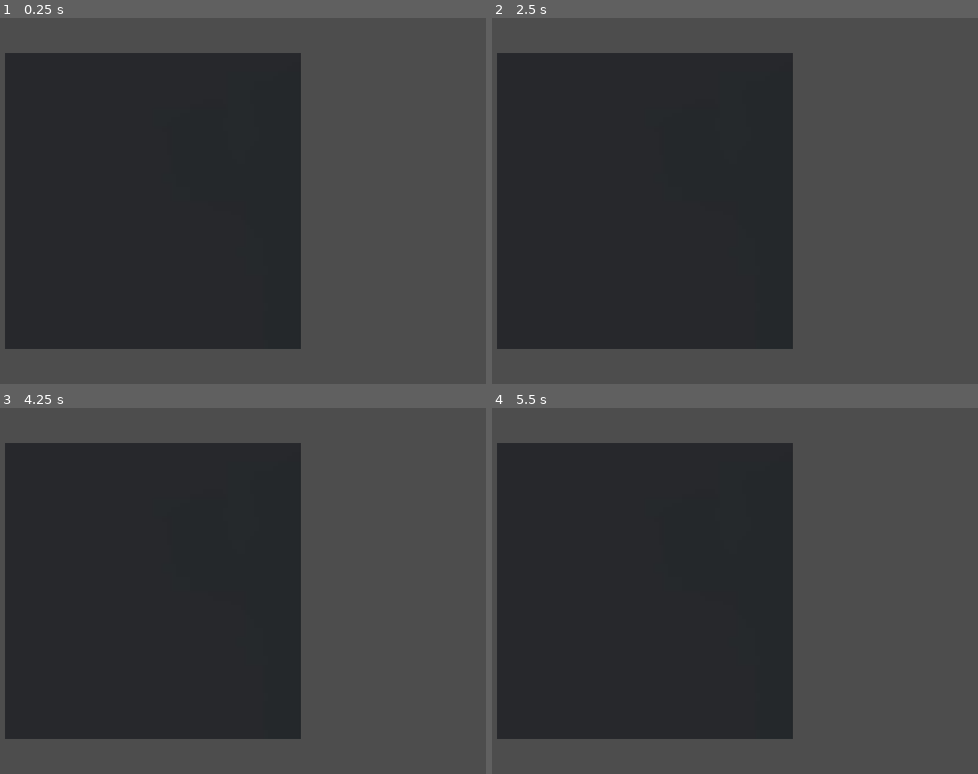
Above: before the commit, frames 1-4 (two rows, left to right).
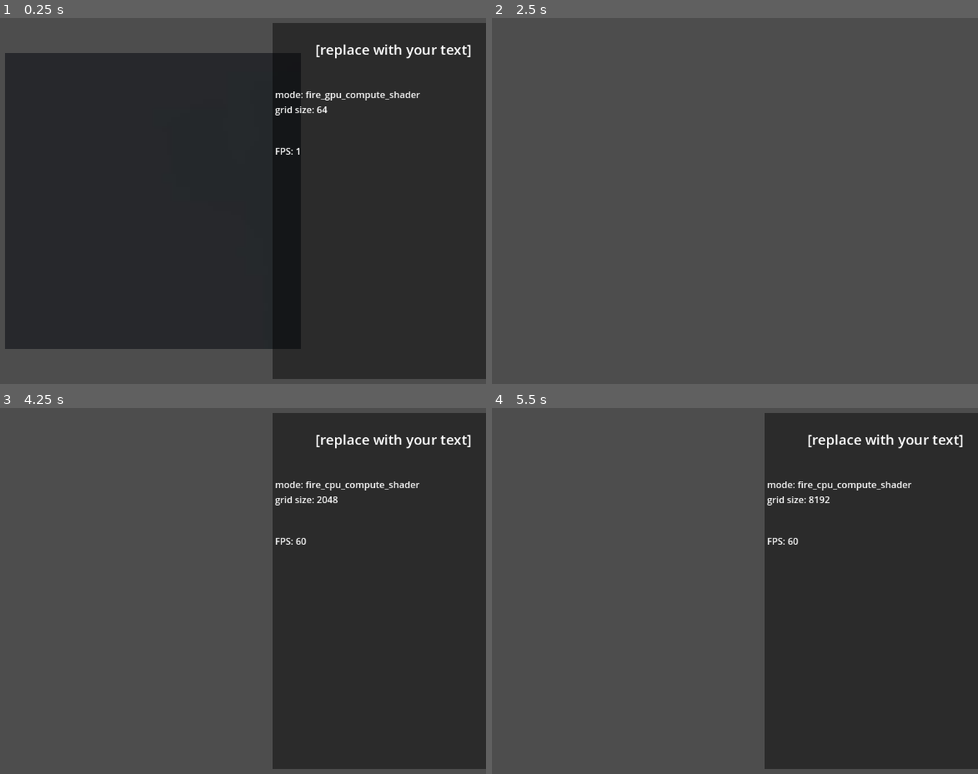
Above: after the commit, the same moments.

Repository: Sohojoe/stam2003-godot
Game: Godot game, scene res://demo.tscn
Same seed, same stepped clock (60 frames per second), same inputs: the game is played once before the commit and once after it.
Inputs (mouse positions are in pixels of both pictures, inside the frame that each line leads up to):
- Up to frame 1 (0.25 s): no input
- Up to frame 2 (2.5 s): tap Enter at 0.5, 2 s; move the mouse to (793, 182) at 0.52 s; tap 2 (cycle_grid_size, bound only after the commit) at 0.6, 1.55, 2.1 s; click (793, 182) at 0.67 s; tap 1 (cycle_mode, bound only after the commit) at 0.8, 1.35, 2.3 s; tap Space at 1.25 s; move the mouse to (511, 219) at 1.27 s; click (511, 219) at 1.42 s; move the mouse to (710, 116) at 2.02 s; click (710, 116) at 2.17 s
- Up to frame 3 (4.25 s): tap Space at 2.75 s; move the mouse to (121, 664) at 2.77 s; tap 1 (cycle_mode, bound only after the commit) at 2.85, 3.8 s; click (121, 664) at 2.92 s; tap 2 (cycle_grid_size, bound only after the commit) at 3.05, 3.6 s; tap Enter at 3.5 s; move the mouse to (354, 645) at 3.52 s; click (354, 645) at 3.67 s; tap Escape at 4.15 s
- Up to frame 4 (5.5 s): move the mouse to (outside the picture) at 4.27 s; tap 1 (cycle_mode, bound only after the commit) at 4.35, 5.3 s; click (outside the picture) at 4.42 s; tap 2 (cycle_grid_size, bound only after the commit) at 4.55, 5.1 s; tap Space at 5 s; move the mouse to (676, 591) at 5.02 s; click (676, 591) at 5.17 s

The runs differ from the first frame. In frame 1, 38% of the frame differs, in the area x 56-100%, y 1-99%; in frame 2, 49%; in frame 3, 82%; in frame 4, 82%, in the area x 1-100%, y 1-99%.
Error in both runs: Cannot call method 'storage_buffer_create' on a null value. (res://components/stam_compute_shader/scripts/fuild_compute_shader_cpu.gd:131)

Commit message:
wip - make it so we can test different sizes from ui

Diff:
--- /dev/null
+++ b/components/simple_ui/simple_ui.gd
@@ -0,0 +1,58 @@
+extends CanvasLayer
+
+@export_multiline var title_text = ""
+@export var ui_is_visible:bool = true
+@export var auto_show_delay:float = 3.0
+
+
+@onready var title: Label = $MarginContainer/HBoxContainer/Panel/VBoxContainer/Title
+@onready var output: Label = $MarginContainer/HBoxContainer/Panel/VBoxContainer/output
+@onready var fps_label: Label = $MarginContainer/HBoxContainer/Panel/VBoxContainer/fps
+
+var debounce:= false
+var auto_mode:= true
+
+var time_since_mouse:= 0.0
+
+func _ready():
+	visible = ui_is_visible
+	title.text = title_text
+
+func _process(delta):
+	do_auto_mode(delta)
+	toggle_hide_via_esc()
+	var fps = Engine.get_frames_per_second()
+	fps_label.text = " FPS: %d" % fps
+
+func set_debug_output_text(text):
+	output.text = text
+
+func do_auto_mode(delta):
+	if auto_mode == false:
+		return
+
+	time_since_mouse += delta
+
+	#if Input.is_mouse_button_pressed(MOUSE_BUTTON_LEFT) || Input.get_last_mouse_screen_velocity() > Vector2.ZERO:
+	if Input.is_mouse_button_pressed(MOUSE_BUTTON_LEFT):
+		time_since_mouse = 0.0
+		ui_is_visible = false
+		visible = ui_is_visible
+
+	if time_since_mouse > auto_show_delay:
+		ui_is_visible = true
+		visible = ui_is_visible
+
+
+func toggle_hide_via_esc():
+	if debounce:
+		if Input.is_key_pressed(KEY_ESCAPE):
+			return
+		debounce = false
+
+	if (Input.is_key_pressed(KEY_ESCAPE)):
+		debounce = true
+		ui_is_visible = !ui_is_visible
+		visible = ui_is_visible
+		time_since_mouse = 0.0
+		auto_mode = false
--- /dev/null
+++ b/components/simple_ui/simple_ui.tscn
@@ -0,0 +1,78 @@
+[gd_scene load_steps=4 format=3 uid="uid://dcmmmh2lbg4dw"]
+
+[ext_resource type="Script" path="res://components/simple_ui/simple_ui.gd" id="1_o8f8f"]
+
+[sub_resource type="StyleBoxFlat" id="StyleBoxFlat_hpsfh"]
+bg_color = Color(0, 0, 0, 0.443137)
+border_width_top = 16
+border_width_bottom = 16
+border_color = Color(0.8, 0.8, 0.8, 0)
+
+[sub_resource type="LabelSettings" id="LabelSettings_akkm7"]
+font_size = 24
+shadow_size = 5
+
+[node name="simple_ui" type="CanvasLayer"]
+script = ExtResource("1_o8f8f")
+title_text = "[replace with your text]"
+
+[node name="MarginContainer" type="MarginContainer" parent="."]
+anchors_preset = 15
+anchor_right = 1.0
+anchor_bottom = 1.0
+grow_horizontal = 2
+grow_vertical = 2
+
+[node name="HBoxContainer" type="HBoxContainer" parent="MarginContainer"]
+layout_mode = 2
+alignment = 1
+
+[node name="h-space" type="Control" parent="MarginContainer/HBoxContainer"]
+custom_minimum_size = Vector2(828, 2.08165e-12)
+layout_mode = 2
+
+[node name="Panel" type="Panel" parent="MarginContainer/HBoxContainer"]
+custom_minimum_size = Vector2(419.46, 38.43)
+layout_mode = 2
+theme_override_styles/panel = SubResource("StyleBoxFlat_hpsfh")
+
+[node name="VBoxContainer" type="VBoxContainer" parent="MarginContainer/HBoxContainer/Panel"]
+self_modulate = Color(0, 0, 0, 0.92549)
+custom_minimum_size = Vector2(2.08165e-12, 2.08165e-12)
+layout_mode = 1
+anchors_preset = 15
+anchor_right = 1.0
+anchor_bottom = 1.0
+grow_horizontal = 2
+grow_vertical = 2
+
+[node name="v-space" type="Control" parent="MarginContainer/HBoxContainer/Panel/VBoxContainer"]
+custom_minimum_size = Vector2(2.08165e-12, 41.43)
+layout_mode = 2
+
+[node name="Title" type="Label" parent="MarginContainer/HBoxContainer/Panel/VBoxContainer"]
+layout_mode = 2
+label_settings = SubResource("LabelSettings_akkm7")
+horizontal_alignment = 1
+
+[node name="v-space2" type="Control" parent="MarginContainer/HBoxContainer/Panel/VBoxContainer"]
+custom_minimum_size = Vector2(2.08165e-12, 41.43)
+layout_mode = 2
+
+[node name="output" type="Label" parent="MarginContainer/HBoxContainer/Panel/VBoxContainer"]
+layout_mode = 2
+text = "... status..."
+
+[node name="v-space3" type="Control" parent="MarginContainer/HBoxContainer/Panel/VBoxContainer"]
+custom_minimum_size = Vector2(2.08165e-12, 41.43)
+layout_mode = 2
+
+[node name="fps" type="Label" parent="MarginContainer/HBoxContainer/Panel/VBoxContainer"]
+layout_mode = 2
+text = "... fps..."
+
+[node name="CheckBox" type="CheckBox" parent="MarginContainer/HBoxContainer/Panel/VBoxContainer"]
+visible = false
+layout_mode = 2
+size_flags_horizontal = 4
+text = "Option 1"
--- a/components/stam_compute_shader/scripts/fuild_compute_shader_gpu.gd
+++ b/components/stam_compute_shader/scripts/fuild_compute_shader_gpu.gd
@@ -31,6 +31,7 @@
 
 var c_scale = 1.0
 var camera: Camera2D = null
+var grid_size_n_prev: int = -1
 
 var shader_file_names = {
 	"apply_force": "res://components/stam_compute_shader/shaders/apply_force.glsl",
@@ -56,16 +57,8 @@
 	if not camera:
 		print("Camera2D not found")
 
-	var canvas_width = grid_size_n
-	var canvas_height = grid_size_n
-	var sim_height = 1.0
-	c_scale = canvas_height / sim_height
-	var sim_width = canvas_width / c_scale
-	var num_cells = grid_size_n*grid_size_n
-	h = sqrt(sim_width * sim_height / num_cells)
-	var num_x = floor(sim_width / h)
-	var num_y = floor(sim_height / h)
-	RenderingServer.call_on_render_thread(initialize_compute_code.bind(num_x, num_y, h))
+	RenderingServer.call_on_render_thread(initialize_compute_code.bind(grid_size_n, h))
+	grid_size_n_prev = grid_size_n
 	# disbale 	editor_label
 	editor_label.visible = false
 
@@ -76,6 +69,9 @@
 	if not paused:
 		delta = clamp(delta, min_dt, max_dt)
 		handle_ignition_cpu()
+		if grid_size_n != grid_size_n_prev:
+			RenderingServer.call_on_render_thread(initialize_compute_code.bind(grid_size_n, h))
+			grid_size_n_prev = grid_size_n
 		RenderingServer.call_on_render_thread(simulate_stam.bind(delta))
 		handle_displaying_output()
 
@@ -140,9 +136,18 @@
 var ignition_changed:bool = false
 
 
-func initialize_compute_code(num_x: int, num_y: int, h_val: float) -> void:
-	numX = num_x
-	numY = num_y
+func initialize_compute_code(grid_size: int, h_val: float) -> void:
+	free_previous_resources()
+
+	var canvas_width = grid_size
+	var canvas_height = grid_size
+	var sim_height = 1.0
+	c_scale = canvas_height / sim_height
+	var sim_width = canvas_width / c_scale
+	var num_cells = grid_size*grid_size
+	h = sqrt(sim_width * sim_height / num_cells)
+	numX= floor(sim_width / h)
+	numY = floor(sim_height / h)
 	h = h_val
 	s = PackedFloat32Array()
 	s.resize(numX * numY)
@@ -183,6 +188,7 @@
 	view_texture = rd.texture_create(fmt3, view3)
 	var texture_rd = Texture2DRD.new()
 	texture_rd.texture_rd_rid = view_texture
+	view_gpu_compute_shader.texture = null
 	view_gpu_compute_shader.texture = texture_rd
 	var view_scale = Vector2.ONE * (128.0 / numY)
 	view_gpu_compute_shader.scale = view_scale
@@ -195,6 +201,47 @@
 		shaders[key] = shader
 		pipelines[key] = rd.compute_pipeline_create(shader)
 
+
+func free_previous_resources():
+
+	if consts_buffer:
+		rd.free_rid(consts_buffer)
+	if u_buffer:
+		rd.free_rid(u_buffer)
+	if u_buffer_prev:
+		rd.free_rid(u_buffer_prev)
+	if v_buffer:
+		rd.free_rid(v_buffer)
+	if v_buffer_prev:
+		rd.free_rid(v_buffer_prev)
+	if p_buffer:
+		rd.free_rid(p_buffer)
+	if p_buffer_prev:
+		rd.free_rid(p_buffer_prev)
+	if div_buffer:
+		rd.free_rid(div_buffer)
+	if t_buffer:
+		rd.free_rid(t_buffer)
+	if t_buffer_prev:
+		rd.free_rid(t_buffer_prev)
+	if i_buffer:
+		rd.free_rid(i_buffer)
+	if s_buffer:
+		rd.free_rid(s_buffer)
+	if view_texture:
+		view_gpu_compute_shader.texture = null
+		rd.free_rid(view_texture)
+
+
+	for key in shaders.keys():
+		rd.free_rid(shaders[key])
+	shaders.clear()
+
+	#for key in pipelines.keys():
+		#if pipelines[key] and RenderingServer.has_rid(pipelines[key]):
+			#rd.free_rid(pipelines[key])
+	pipelines.clear()
+	uniform_sets.clear()
 
 
 func simulate_stam(dt: float) -> void:
--- a/demo.tscn
+++ b/demo.tscn
@@ -1,18 +1,20 @@
-[gd_scene load_steps=3 format=3 uid="uid://dta08rssahtkw"]
+[gd_scene load_steps=4 format=3 uid="uid://dta08rssahtkw"]
 
 [ext_resource type="PackedScene" uid="uid://p0chnegfgihs" path="res://components/stam_compute_shader/fire_cpu.tscn" id="1_7ttr5"]
+[ext_resource type="PackedScene" uid="uid://dcmmmh2lbg4dw" path="res://components/simple_ui/simple_ui.tscn" id="3_hwi7c"]
 [ext_resource type="PackedScene" uid="uid://c3m5l2lt31esr" path="res://components/stam_compute_shader/fire_gpu.tscn" id="3_mqjyj"]
 
 [node name="Node2D" type="Node2D"]
 
 [node name="Camera2D" type="Camera2D" parent="."]
 
-[node name="Fire" parent="." instance=ExtResource("1_7ttr5")]
+[node name="Fire CPU Compute Shader" parent="." instance=ExtResource("1_7ttr5")]
 visible = false
-position = Vector2(-7, 250)
 scale = Vector2(4, 4)
 grid_size_n = 128
 
 [node name="Fire GPU Compute Shader" parent="." instance=ExtResource("3_mqjyj")]
 scale = Vector2(4, 4)
-grid_size_n = 512
+grid_size_n = 128
+
+[node name="simple_ui" parent="." instance=ExtResource("3_hwi7c")]
--- /dev/null
+++ b/demo_manager.gd
@@ -0,0 +1,74 @@
+extends Node2D
+
+var simple_ui: CanvasLayer
+var fire_cpu_compute_shader: FluidShaderCpu
+var fire_gpu_compute_shader: FluidShaderGpu
+
+var grid_sizes = [
+	pow(2,6), #64
+	pow(2,7), #128
+	pow(2,8), #256
+	pow(2,9), #512
+	pow(2,10), #1024
+	pow(2,11), #2048
+	pow(2,12), #4096
+	pow(2,13), #8192
+	pow(2,14), #16,384
+	]
+
+@export var mode:int = 0
+@export var grid_size_idx:int = 0
+
+func _ready() -> void:
+	simple_ui = get_tree().current_scene.get_node("simple_ui")
+	fire_cpu_compute_shader = get_tree().current_scene.get_node("Fire CPU Compute Shader")
+	fire_gpu_compute_shader = get_tree().current_scene.get_node("Fire GPU Compute Shader")
+	set_mode()
+	set_grid_size()
+
+
+func _process(_delta: float) -> void:
+	handle_input()
+	update_debug()
+
+func handle_input():
+	if Input.is_action_just_pressed("cycle_mode"):
+		cycle_mode()
+	if Input.is_action_just_pressed("cycle_grid_size"):
+		cycle_grid_size()
+
+
+func update_debug():
+	if mode == 0:
+		var s = " mode: fire_gpu_compute_shader"
+		s = s+"\n grid size: " + str(fire_gpu_compute_shader.grid_size_n)
+		simple_ui.set_debug_output_text(s)
+	elif mode == 1:
+		var s = " mode: fire_cpu_compute_shader"
+		s = s+"\n grid size: " + str(fire_cpu_compute_shader.grid_size_n)
+		simple_ui.set_debug_output_text(s)
+
+
+func cycle_mode():
+	mode += 1
+	if mode >=2:
+		mode = 0
+	set_mode()
+
+func set_mode():
+	fire_cpu_compute_shader.hide()
+	fire_gpu_compute_shader.hide()
+	if mode == 0:
+		fire_gpu_compute_shader.show()
+	elif mode ==1:
+		fire_cpu_compute_shader.show()
+
+func cycle_grid_size():
+	grid_size_idx += 1
+	if grid_size_idx >= len(grid_sizes):
+		grid_size_idx = 0
+	set_grid_size()
+
+func set_grid_size():
+	fire_gpu_compute_shader.grid_size_n = grid_sizes[grid_size_idx]
+	fire_cpu_compute_shader.grid_size_n = grid_sizes[grid_size_idx]
--- a/project.godot
+++ b/project.godot
@@ -15,6 +15,23 @@
 config/features=PackedStringArray("4.3", "Forward Plus")
 config/icon="res://icon.svg"
 
+[autoload]
+
+DemoManager="*res://demo_manager.gd"
+
 [display]
 
 window/vsync/vsync_mode=0
+
+[input]
+
+cycle_mode={
+"deadzone": 0.5,
+"events": [Object(InputEventKey,"resource_local_to_scene":false,"resource_name":"","device":-1,"window_id":0,"alt_pressed":false,"shift_pressed":false,"ctrl_pressed":false,"meta_pressed":false,"pressed":false,"keycode":0,"physical_keycode":49,"key_label":0,"unicode":49,"location":0,"echo":false,"script":null)
+]
+}
+cycle_grid_size={
+"deadzone": 0.5,
+"events": [Object(InputEventKey,"resource_local_to_scene":false,"resource_name":"","device":-1,"window_id":0,"alt_pressed":false,"shift_pressed":false,"ctrl_pressed":false,"meta_pressed":false,"pressed":false,"keycode":0,"physical_keycode":50,"key_label":0,"unicode":50,"location":0,"echo":false,"script":null)
+]
+}
